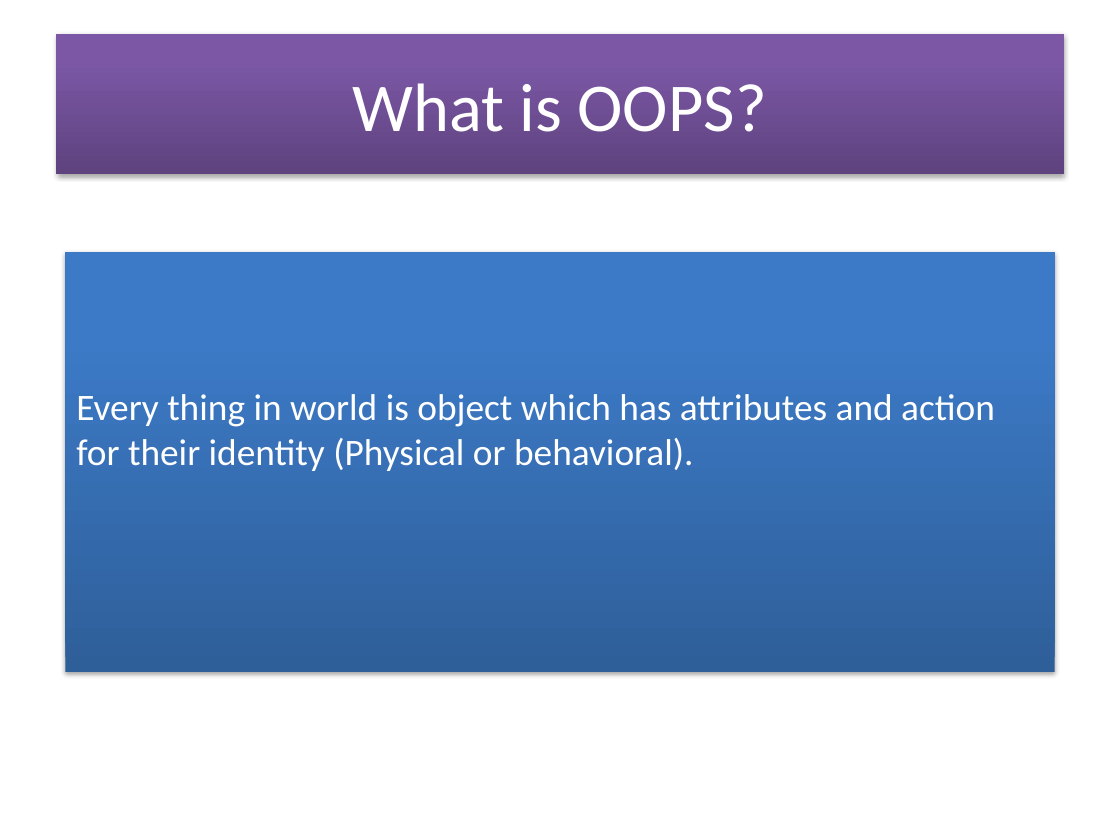
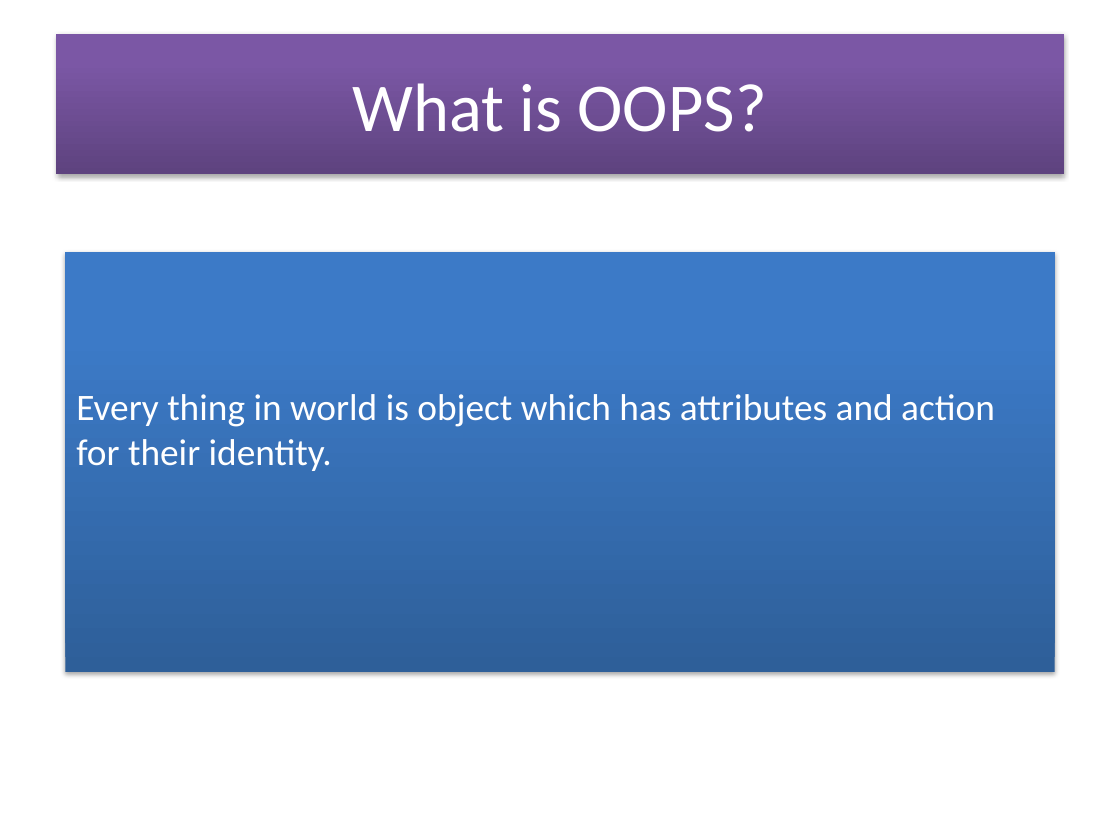
Before and after one commit to soyebparvez/DesignPatternData, a slide deck: slide 1 of Design Principle.pptx. Drawn at 1120x840 pixels with LibreOffice and Linux fonts; fonts in the diff are those of the drawing. Boxes give left, top, right and bottom in pixels: in the first picture for what was removed or moved away, otherwise in the second. Text is boxed around its words. In the diff, an @@ line names an element or a change of style, - is before the commit and + after.

```diff
--- a/Design Principle.pptx
+++ b/Design Principle.pptx
@@ text in rectangle at [76,394,995,471]: text changed @@
-Every thing in world is object which has attributes and action for their identity (Physical or behavioral).
+Every thing in world is object which has attributes and action for their identity.
```
Also in this commit, not shown: 17 other slides changed, 2 slides added.
